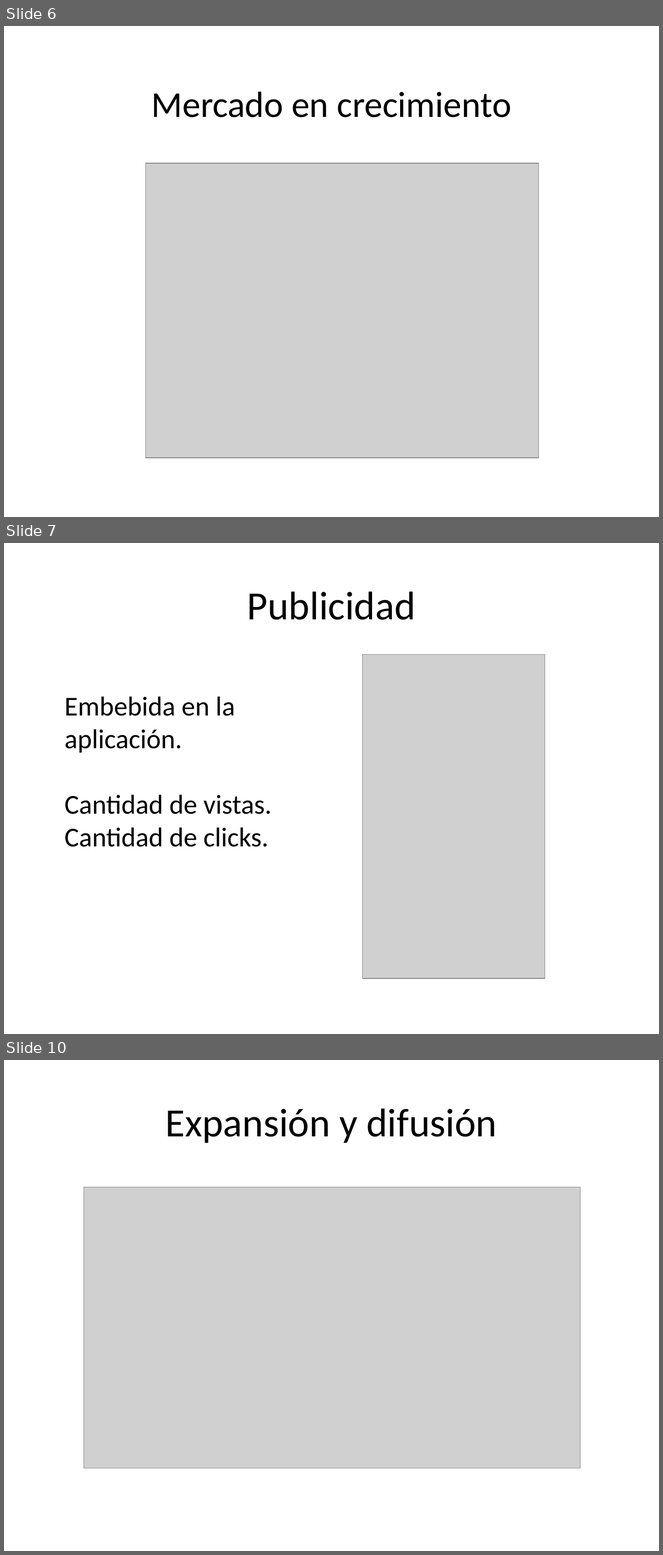
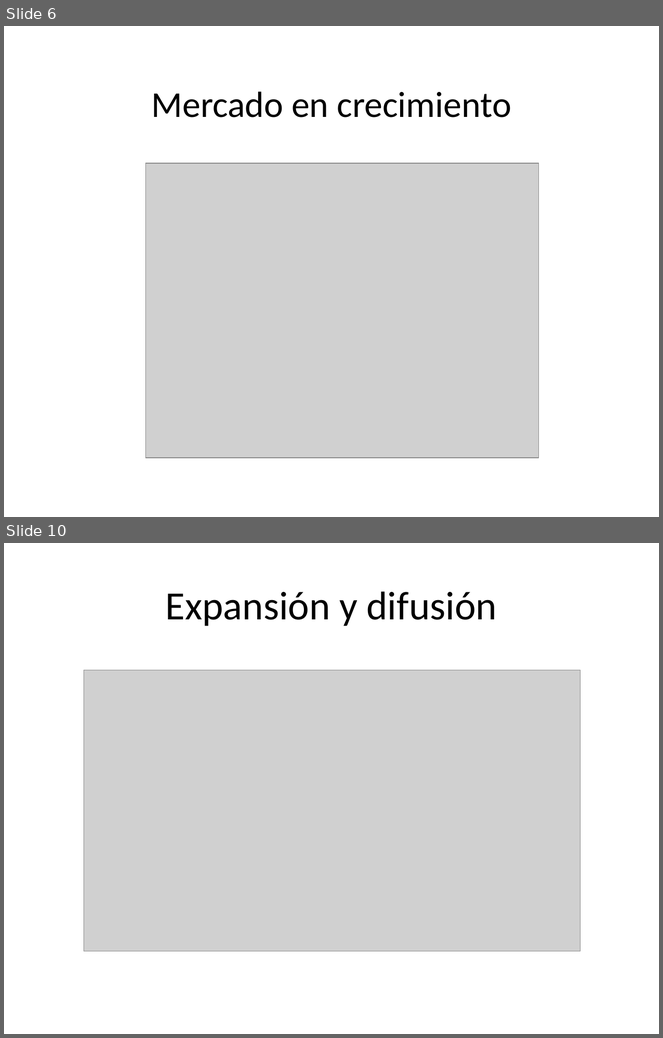
Before and after one commit to dschenkelman/taller-proyectos, a slide deck: Assets/Presentación negocio.pptx. Shown one above the other, each under a label of ours: slides 6, 7 and 10 before the commit, slides 6 and 10 after it; the slides between them are not shown. The pictures are 663x1555 and 663x1038 pixels, drawn with LibreOffice and Linux fonts; fonts in the diff are those of the drawing; grey boxes stand for pictures. Boxes give left, top, right and bottom in pixels: in the first picture for what was removed or moved away, otherwise in the second. Text is boxed around its words. In the diff, an @@ line names an element or a change of style, - is before the commit and + after.

```diff
--- a/Assets/Presentación negocio.pptx
+++ b/Assets/Presentación negocio.pptx
@@ slide 7 removed at bbox=[4, 543, 659, 1034], background #FFFFFF @@
@@ title removed at bbox=[247, 591, 416, 620] @@
-Publicidad
@@ picture removed at bbox=[362, 654, 545, 979] @@
@@ text removed at bbox=[64, 696, 272, 847] @@
-Embebida en la aplicación.
-Cantidad de vistas.
-Cantidad de clicks.
```
Also in this commit, not shown: 2 slides changed, 1 slide added, 2 other files.
